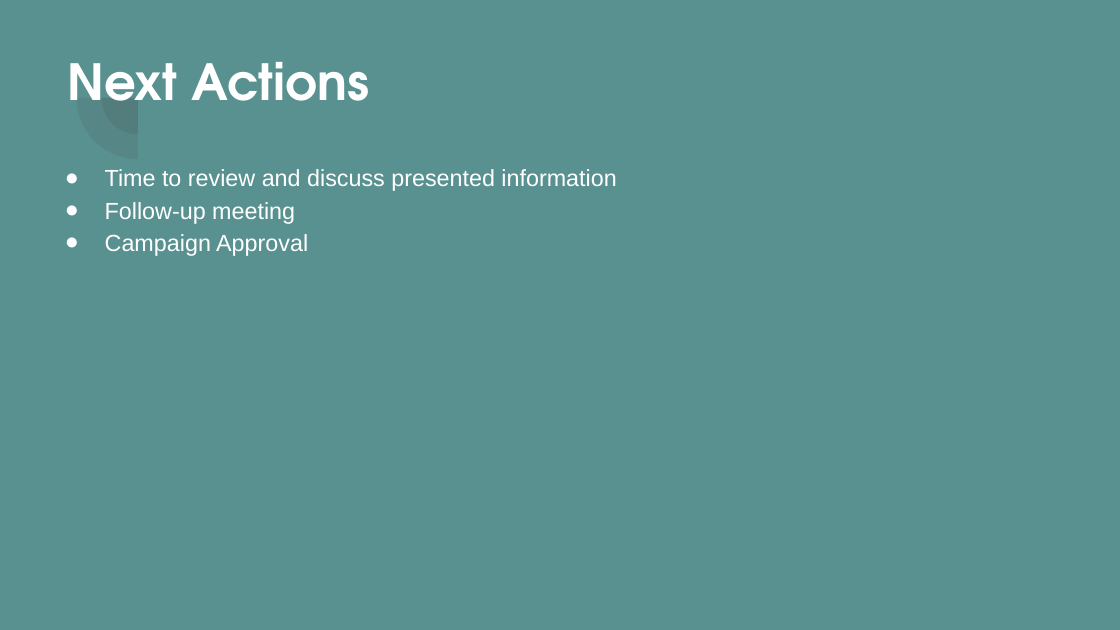
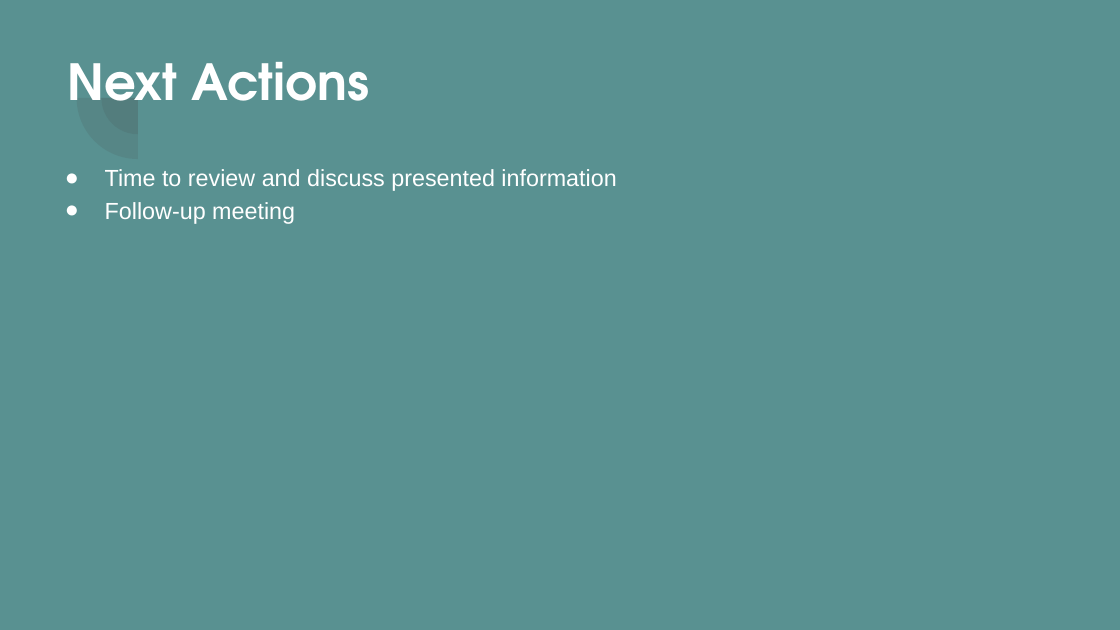
Before and after one commit to DSosinski/CyclisticAnalysis, a slide deck: slide 11 of Docs/Cyclistic Marketing Strategy 2020 - 2021.pptx (slide 10 before the commit). Drawn at 1120x630 pixels with LibreOffice and Linux fonts; fonts in the diff are those of the drawing. Boxes give left, top, right and bottom in pixels: in the first picture for what was removed or moved away, otherwise in the second. Text is boxed around its words. In the diff, an @@ line names an element or a change of style, - is before the commit and + after.

```diff
--- a/Docs/Cyclistic Marketing Strategy 2020 - 2021.pptx
+++ b/Docs/Cyclistic Marketing Strategy 2020 - 2021.pptx
@@ text at (105,234,308,256): paragraph removed @@
-● Campaign Approval
```
Also in this commit, not shown: 9 other slides changed, 1 slide added, 2 other files.
